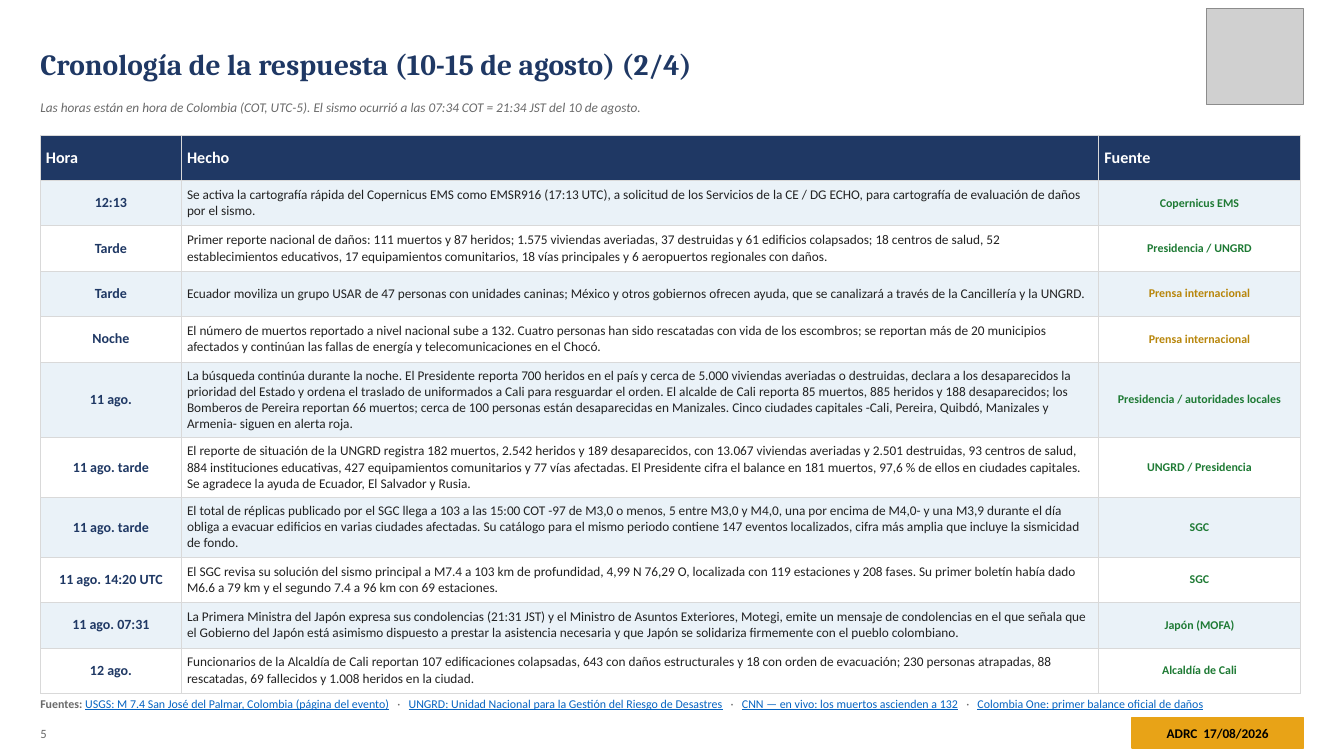
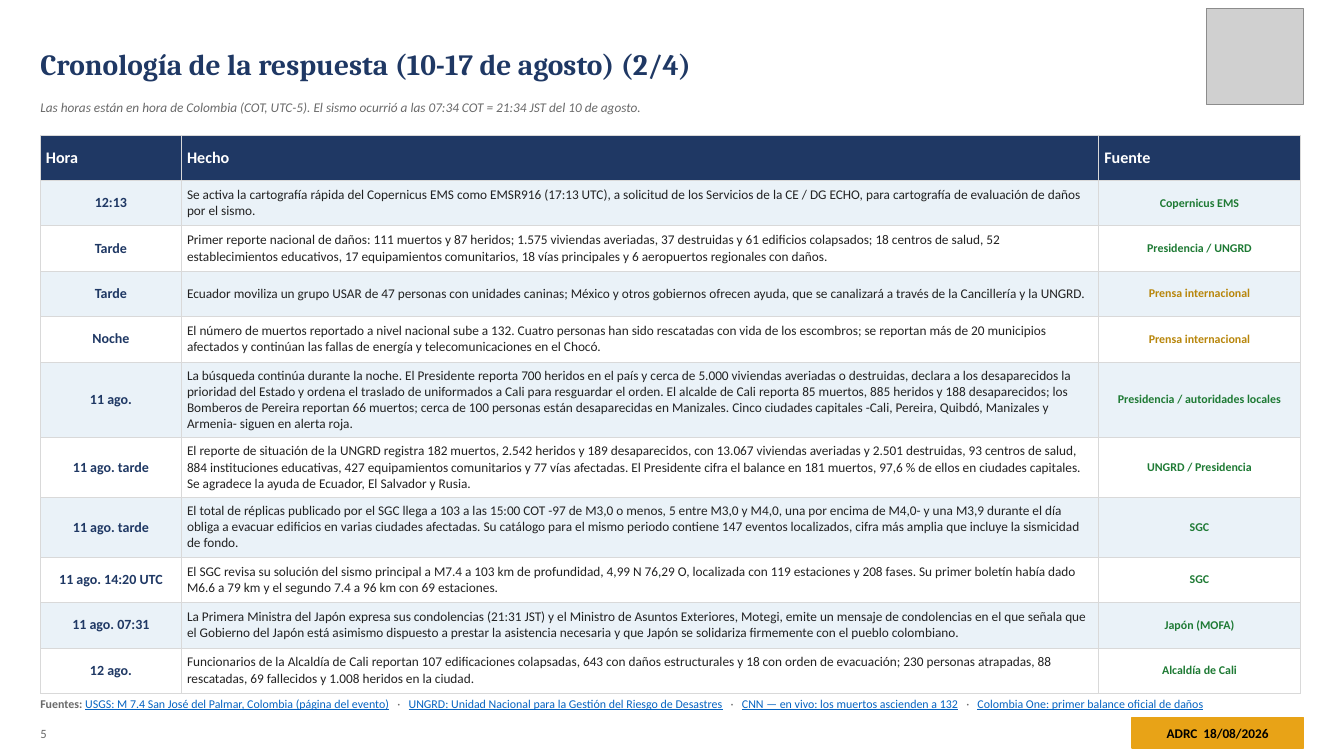
Before and after one commit to kochobi-max/whatsmap, a slide deck: slide 5 of reports/colombia_eq_20260810/output/ADRC_EQ_COL_Choco_20260810_ES.pptx. Drawn at 1344x756 pixels with LibreOffice and Linux fonts; fonts in the diff are those of the drawing; grey boxes stand for pictures. Boxes give left, top, right and bottom in pixels: in the first picture for what was removed or moved away, otherwise in the second. Text is boxed around its words. In the diff, an @@ line names an element or a change of style, - is before the commit and + after.

```diff
--- a/reports/colombia_eq_20260810/output/ADRC_EQ_COL_Choco_20260810_ES.pptx
+++ b/reports/colombia_eq_20260810/output/ADRC_EQ_COL_Choco_20260810_ES.pptx
@@ text at (40,53,691,81): text changed @@
-Cronología de la respuesta (10-15 de agosto) (2/4)
+Cronología de la respuesta (10-17 de agosto) (2/4)
@@ text at (1167,728,1268,739): text changed @@
-ADRC 17/08/2026
+ADRC 18/08/2026
```
Also in this commit, not shown: 35 other slides changed, 1 slide added, 8 other files.
